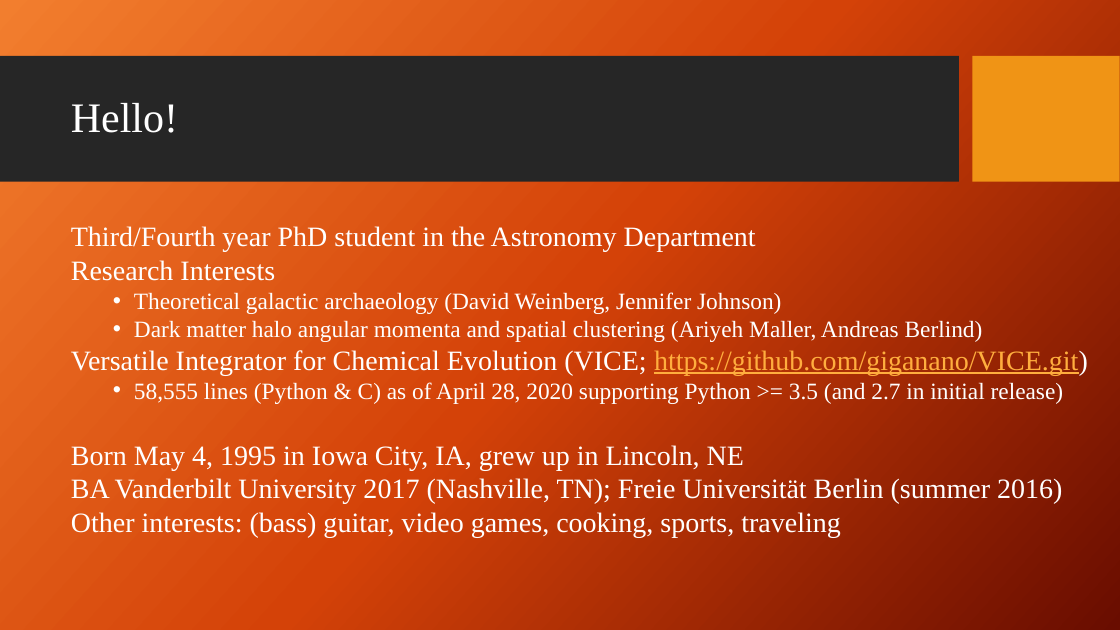
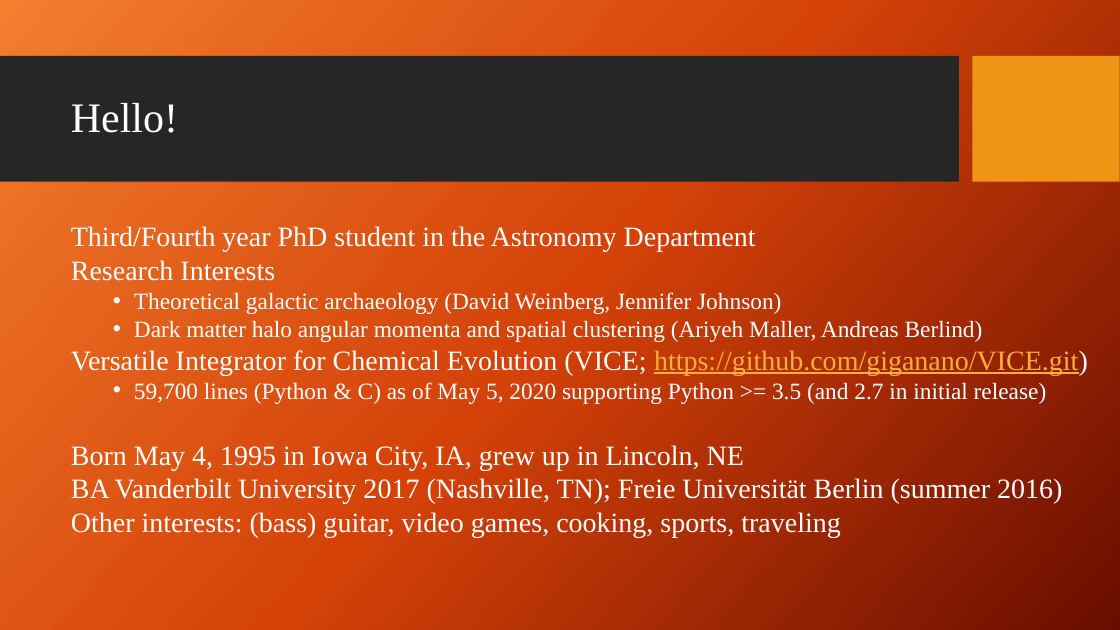
Before and after one commit to giganano/PythonBootcamp, a slide deck: slide 2 of slides/intro.pptx. Drawn at 1120x630 pixels with LibreOffice and Linux fonts; fonts in the diff are those of the drawing; background and template pictures are left out. Boxes give left, top, right and bottom in pixels: in the first picture for what was removed or moved away, otherwise in the second. Text is boxed around its words. In the diff, an @@ line names an element or a change of style, - is before the commit and + after.

```diff
--- a/slides/intro.pptx
+++ b/slides/intro.pptx
@@ text at bbox=[134, 382, 1047, 404]: text changed @@
-  • 58,555 lines (Python & C) as of April 28, 2020 supporting Python >= 3.5 (and 2.7 in initial release)
+  • 59,700 lines (Python & C) as of May 5, 2020 supporting Python >= 3.5 (and 2.7 in initial release)
```
Also in this commit, not shown: 1 other slide changed, 4 slides added, 6 other files.
